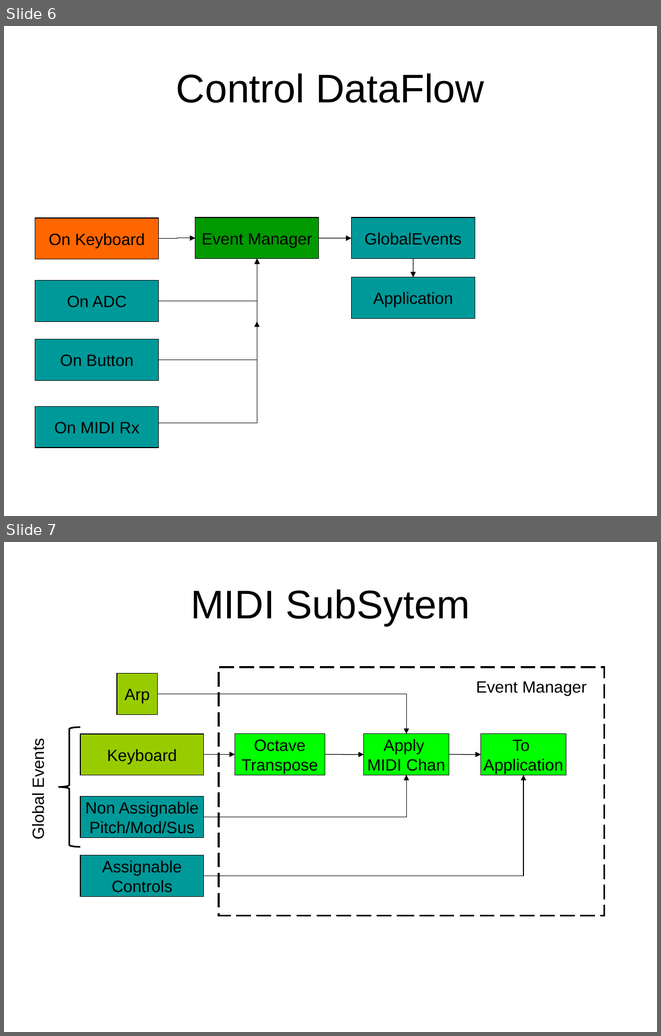
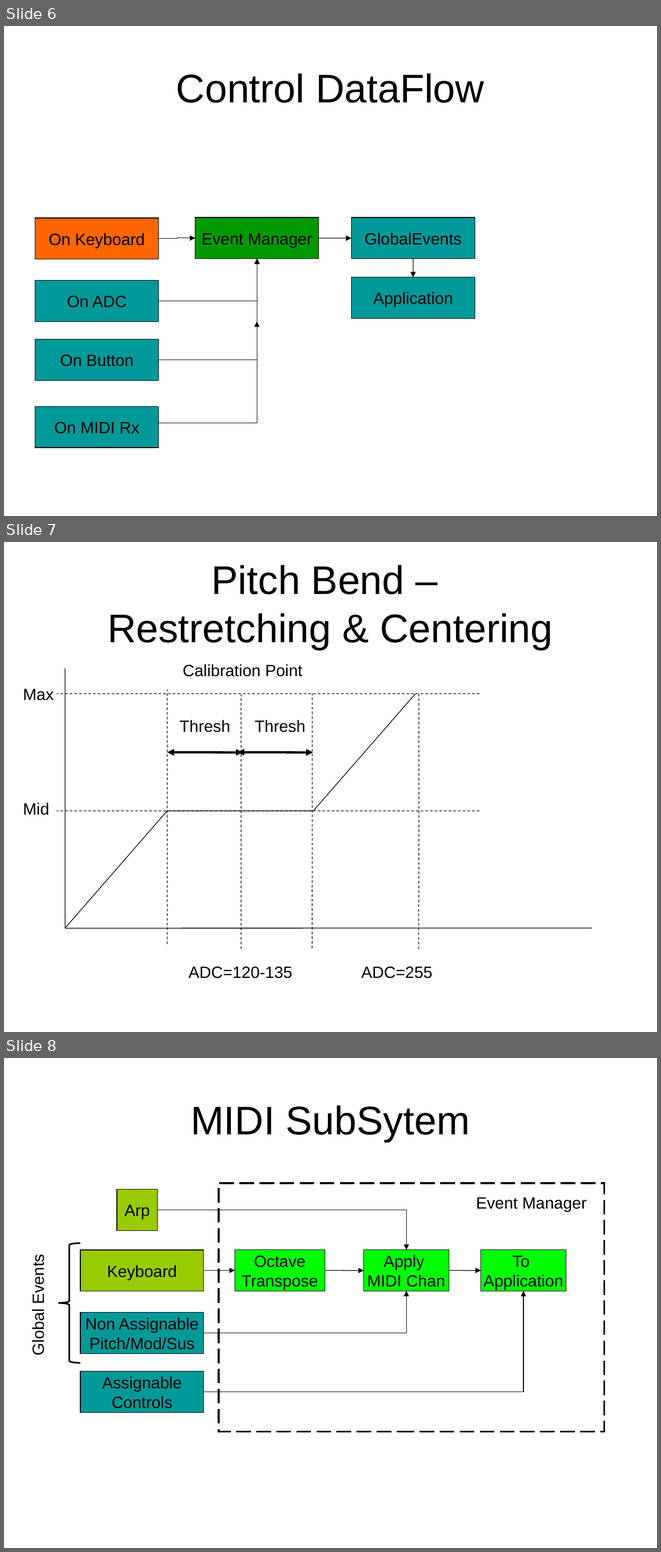
Before and after one commit to AdrianGin/NovationLaunchkey, a slide deck: res/TechDiagram.ppt. Shown one above the other, each under a label of ours: slides 6 and 7 before the commit, slides 6, 7 and 8 after it. The pictures are 661x1036 and 661x1552 pixels, drawn with LibreOffice and Linux fonts; fonts in the diff are those of the drawing. Boxes give left, top, right and bottom in pixels: in the first picture for what was removed or moved away, otherwise in the second. Text is boxed around its words. In the diff, an @@ line names an element or a change of style, - is before the commit and + after.

```diff
--- a/res/TechDiagram.ppt
+++ b/res/TechDiagram.ppt
@@ slide 7 added at bbox=[4, 542, 657, 1032], background #FFFFFF @@
@@ title added at bbox=[107, 565, 553, 650], 44 pt, text #000000 @@
+Pitch Bend –
+Restretching & Centering
@@ line added from (65, 669) to (65, 928), #000000 0.74 pt @@
@@ text added at bbox=[183, 664, 302, 677], 18 pt, text #000000 @@
+Calibration Point
@@ text added at bbox=[23, 688, 54, 700], 18 pt, text #000000 @@
+Max
@@ line added from (479, 694) to (57, 694), #000000 0.74 pt dashed @@
@@ line added from (167, 944) to (167, 689), #000000 0.74 pt dashed @@
@@ line added from (241, 949) to (241, 694), #000000 0.74 pt dashed @@
@@ line added from (312, 948) to (312, 694), #000000 0.74 pt dashed @@
@@ line added from (415, 694) to (314, 810), #000000 0.74 pt @@
@@ line added from (418, 949) to (418, 694), #000000 0.74 pt dashed @@
@@ text added at bbox=[179, 720, 230, 732], 18 pt, text #000000 @@
+Thresh
@@ text added at bbox=[255, 720, 306, 732], 18 pt, text #000000 @@
+Thresh
@@ double arrow added from (167, 752) to (243, 752), #000000 2.49 pt @@
@@ double arrow added from (238, 752) to (313, 752), #000000 2.49 pt @@
@@ text added at bbox=[23, 802, 50, 815], 18 pt, text #000000 @@
+Mid
@@ line added from (479, 810) to (57, 810), #000000 0.74 pt dashed @@
@@ line added from (167, 810) to (65, 928), #000000 0.74 pt @@
@@ line added from (314, 810) to (167, 810), #000000 0.74 pt @@
@@ line added from (592, 928) to (65, 928), #000000 0.74 pt @@
@@ text added at bbox=[188, 966, 292, 978], 18 pt, text #000000 @@
+ADC=120-135
@@ text added at bbox=[361, 966, 432, 978], 18 pt, text #000000 @@
+ADC=255
@@ what was slide 7 is now slide 8 @@
```
Also in this commit, not shown: 1 other file.
